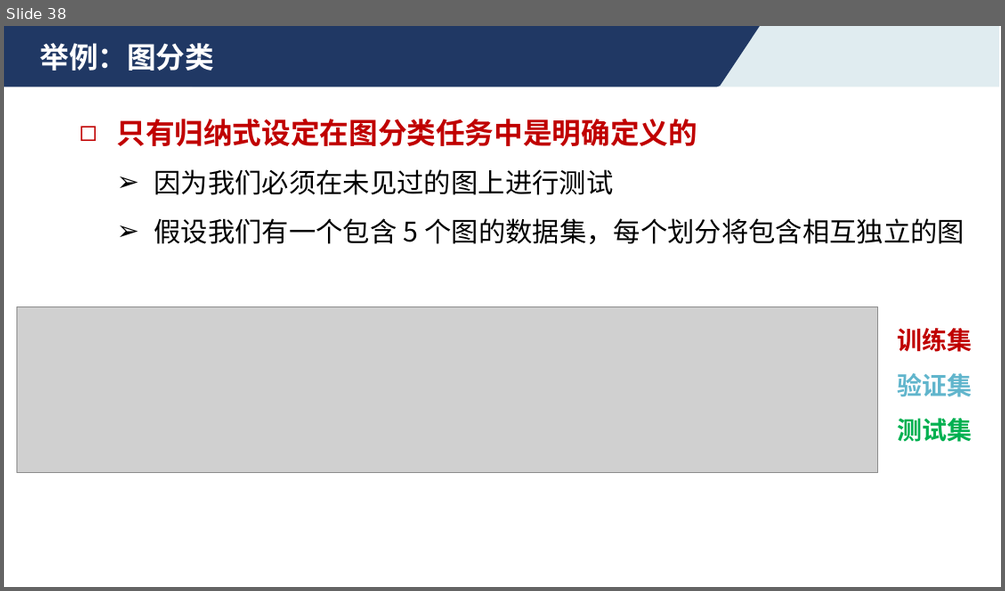
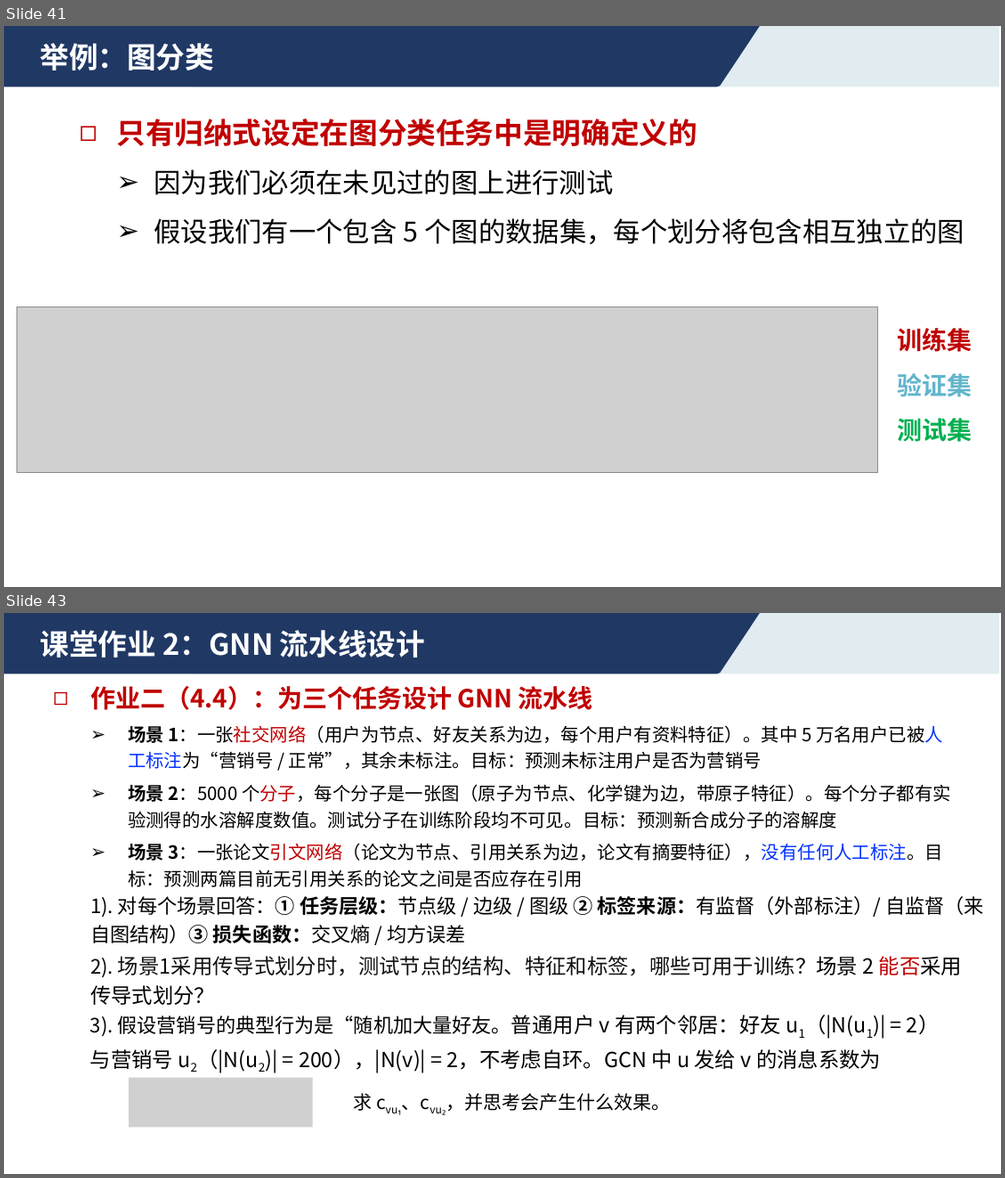
Before and after one commit to ustc-aicourse/ustc-aicourse.github.io, a slide deck: course-materials/theory/2026-10-12/4.4 图神经网络.pptx. Shown one above the other, each under a label of ours: slide 38 before the commit, slides 41 and 43 after it; the slides between them are not shown. The pictures are 1005x591 and 1005x1178 pixels, drawn with LibreOffice and Linux fonts; fonts in the diff are those of the drawing; grey boxes stand for pictures. Boxes give left, top, right and bottom in pixels: in the first picture for what was removed or moved away, otherwise in the second. Text is boxed around its words. In the diff, an @@ line names an element or a change of style, - is before the commit and + after.

```diff
--- a/course-materials/theory/2026-10-12/4.4 图神经网络.pptx
+++ b/course-materials/theory/2026-10-12/4.4 图神经网络.pptx
@@ slide 43 added at <box>4,613,1001,1174</box>, background #FFFFFF; not listed: 2 template elements that a slide beside it also shows @@
@@ text added at <box>40,630,425,657</box>, 28 pt, text #FFFFFF, bold @@
+课堂作业 2：GNN 流水线设计
@@ text added at <box>90,686,593,710</box>, 24 pt, text #C00000, bold @@
+◻ 作业二（4.4）：为三个任务设计 GNN 流水线
@@ text added at <box>128,725,943,769</box>, 17.5 pt, text #000000 @@
+  ➢ 场景 1：一张社交网络（用户为节点、好友关系为边，每个用户有资料特征）。其中 5 万名用户已被人工标注为“营销号 / 正常”，其余未标注。目标：预测未标注用户是否为营销号
@@ text added at <box>128,784,951,828</box>, 17.5 pt, text #000000 @@
+  ➢ 场景 2：5000 个分子，每个分子是一张图（原子为节点、化学键为边，带原子特征）。每个分子都有实验测得的水溶解度数值。测试分子在训练阶段均不可见。目标：预测新合成分子的溶解度
@@ text added at <box>128,843,943,887</box>, 17.5 pt, text #000000 @@
+  ➢ 场景 3：一张论文引文网络（论文为节点、引用关系为边，论文有摘要特征），没有任何人工标注。目标：预测两篇目前无引用关系的论文之间是否应存在引用
@@ text added at <box>90,896,984,943</box>, 19 pt, text #000000 @@
+  1). 对每个场景回答：① 任务层级：节点级 / 边级 / 图级 ② 标签来源：有监督（外部标注）/ 自监督（来自图结构）③ 损失函数：交叉熵 / 均方误差
@@ text added at <box>90,956,962,1005</box>, 20 pt, text #111111 @@
+  2). 场景1采用传导式划分时，测试节点的结构、特征和标签，哪些可用于训练？场景 2 能否采用传导式划分？
@@ text added at <box>90,1014,938,1072</box>, 20 pt, text #000000 @@
+  3). 假设营销号的典型行为是“随机加大量好友。普通用户 v 有两个邻居：好友 u1（|N(u1)| = 2）与营销号 u2（|N(u2)| = 200），|N(v)| = 2，不考虑自环。GCN 中 u 发给 v 的消息系数为
@@ picture added at <box>129,1078,313,1127</box> @@
@@ text added at <box>353,1093,670,1111</box>, 18 pt, text #000000 @@
+  求 cvu₁、cvu₂，并思考会产生什么效果。
@@ what was slide 38 is now slide 41 @@
```
Also in this commit, not shown: 2 slides changed, 4 other slides added, 2 other files.
